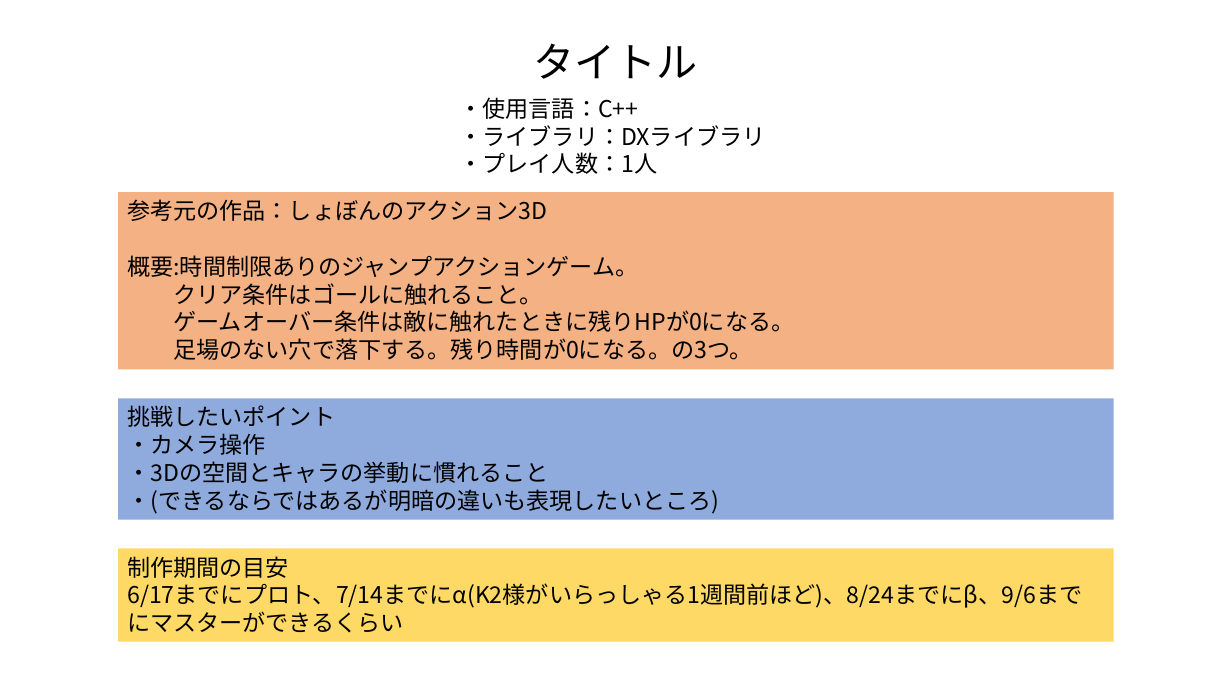
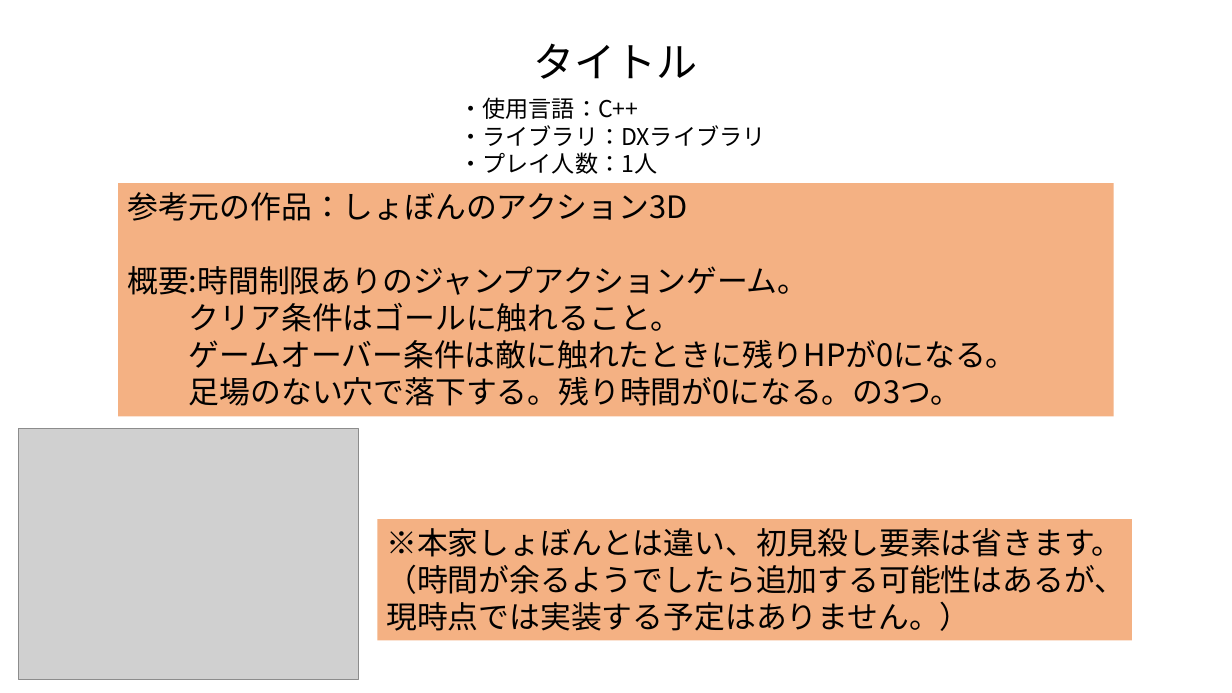
Before and after one commit to Kyea2500/Ando_3DGame, a slide deck: slide 1 of 企画書_Untitle.pptx. Drawn at 1232x693 pixels with LibreOffice and Linux fonts; fonts in the diff are those of the drawing; grey boxes stand for pictures. Boxes give left, top, right and bottom in pixels: in the first picture for what was removed or moved away, otherwise in the second. Text is boxed around its words. In the diff, an @@ line names an element or a change of style, - is before the commit and + after.

Commit message:
up

```diff
--- a/企画書_Untitle.pptx
+++ b/企画書_Untitle.pptx
@@ rectangle "参考元の作品：しょぼんのアクション3D": place and size @@
-rectangle "参考元の作品：しょぼんのアクション3D" at box(118, 192, 1114, 370)
+rectangle "参考元の作品：しょぼんのアクション3D" at box(118, 183, 1114, 416)
@@ rectangle "参考元の作品：しょぼんのアクション3D" at box(118, 183, 1114, 416): size 18 to 24 pt @@
@@ rectangle removed at box(118, 398, 1114, 519) @@
-挑戦したいポイント
-・カメラ操作
-・3Dの空間とキャラの挙動に慣れること
-・(できるならではあるが明暗の違いも表現したいところ)
@@ picture added at box(18, 429, 358, 680) @@
@@ rectangle added at box(377, 519, 1132, 640), fill #F4B183, 24 pt, text #000000 @@
+※本家しょぼんとは違い、初見殺し要素は省きます。
+（時間が余るようでしたら追加する可能性はあるが、現時点では実装する予定はありません。）
@@ rectangle removed at box(118, 549, 1114, 642) @@
-制作期間の目安
-6/17までにプロト、7/14までにα(K2様がいらっしゃる1週間前ほど)、8/24までにβ、9/6までにマスターができるくらい
```
Also in this commit, not shown: 1 other slide changed, 1 slide added.
